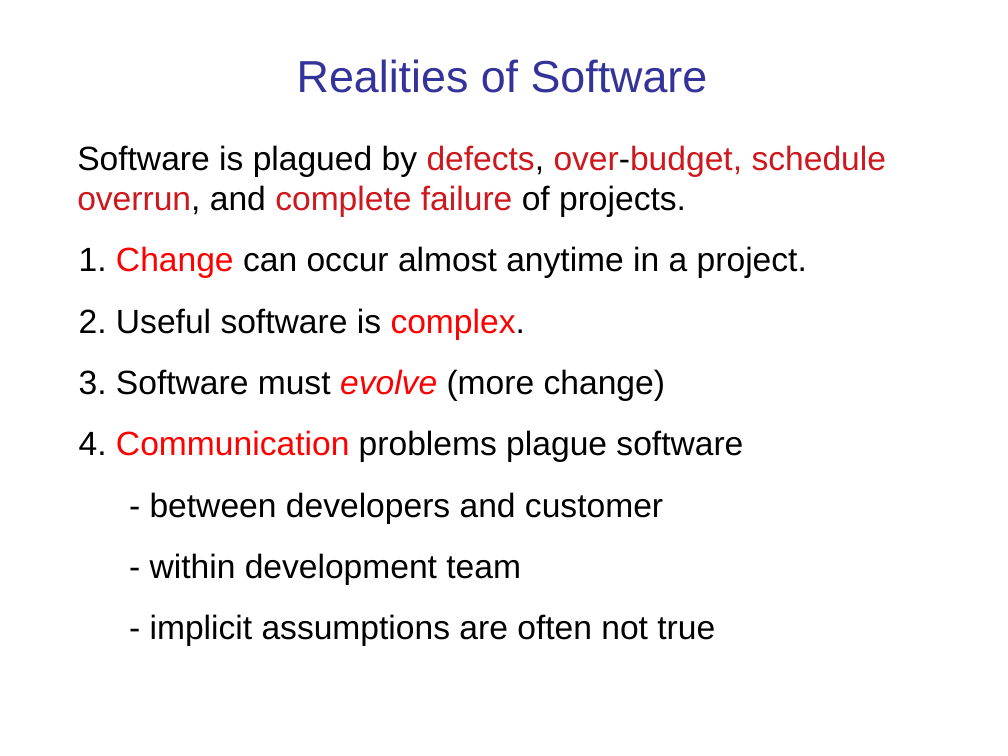
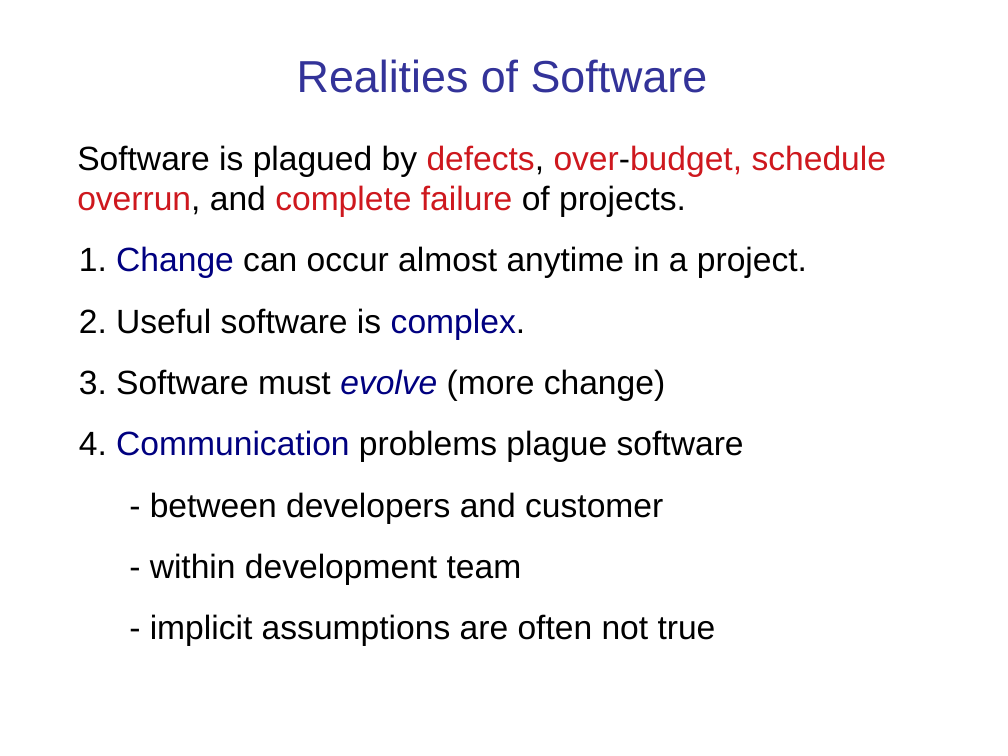
Before and after one commit to cpske/ISP, a slide deck: slide 12 of software-process/Introduction-software-process.ppt. Drawn at 1008x756 pixels with LibreOffice and Linux fonts; fonts in the diff are those of the drawing. Boxes give left, top, right and bottom in pixels: in the first picture for what was removed or moved away, otherwise in the second. Text is boxed around its words. In the diff, an @@ line names an element or a change of style, - is before the commit and + after.

Commit message:
update software process intro and readings

```diff
--- a/software-process/Introduction-software-process.ppt
+++ b/software-process/Introduction-software-process.ppt
@@ text "Software is plagued by defects, ..." at <box>77,145,887,646</box>: text colour #FF0000 to #000080 in "Change", "complex.", "evolve", "Communication" @@
```
Also in this commit, not shown: 12 other slides changed, 3 slides added, 1 slide removed, 7 other files.
